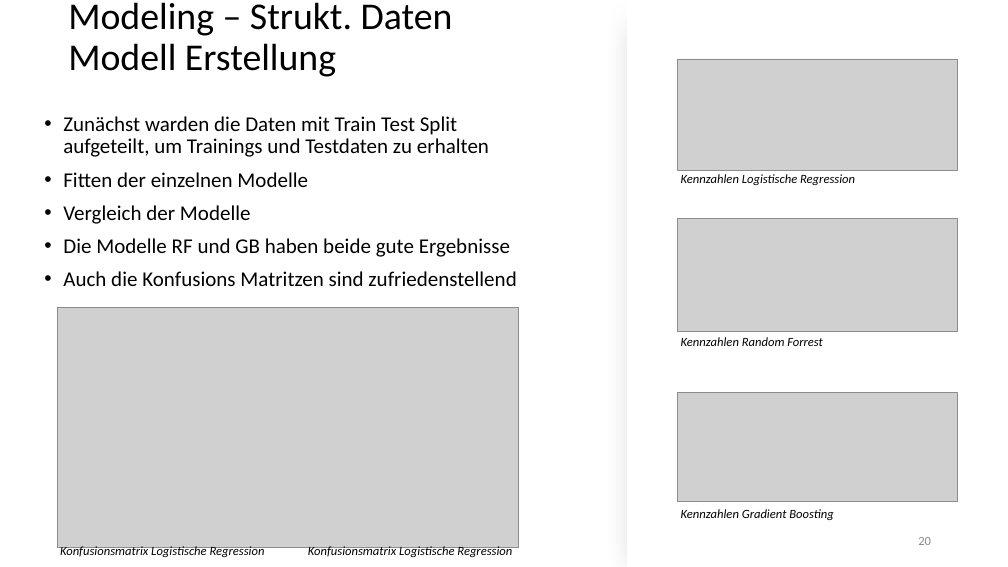
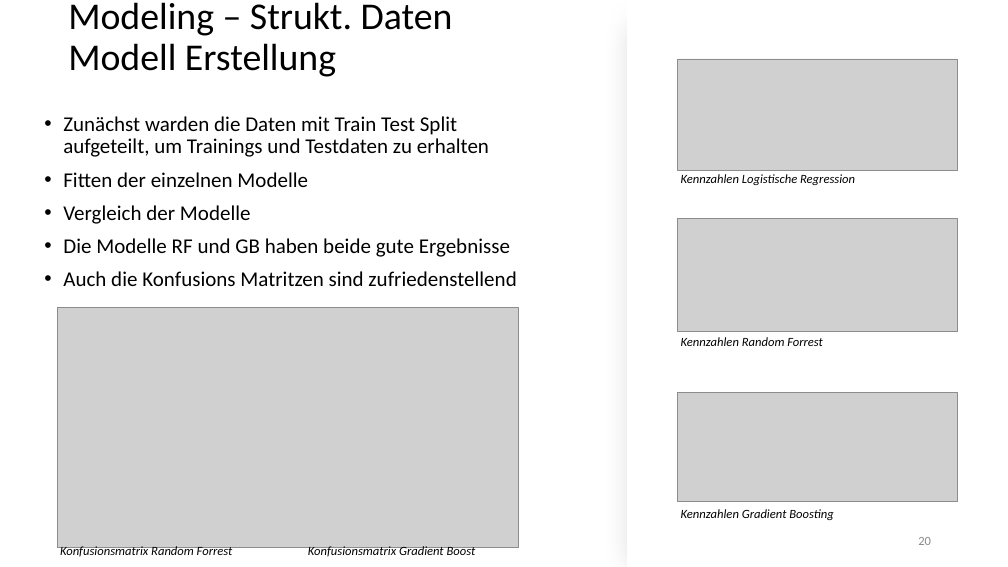
Before and after one commit to Flitschi7/big-data-management, a slide deck: slide 20 of Organisational/Dokumentation HHZ Rocket Project.pptx. Drawn at 1008x567 pixels with LibreOffice and Linux fonts; fonts in the diff are those of the drawing; grey boxes stand for pictures. Boxes give left, top, right and bottom in pixels: in the first picture for what was removed or moved away, otherwise in the second. Text is boxed around its words. In the diff, an @@ line names an element or a change of style, - is before the commit and + after.

```diff
--- a/Organisational/Dokumentation HHZ Rocket Project.pptx
+++ b/Organisational/Dokumentation HHZ Rocket Project.pptx
@@ text at [60, 546, 233, 558]: text changed @@
-Konfusionsmatrix Logistische Regression
+Konfusionsmatrix Random Forrest
@@ text at [308, 546, 476, 558]: text changed @@
-Konfusionsmatrix Logistische Regression
+Konfusionsmatrix Gradient Boost
```
Also in this commit, not shown: 14 other slides changed.
